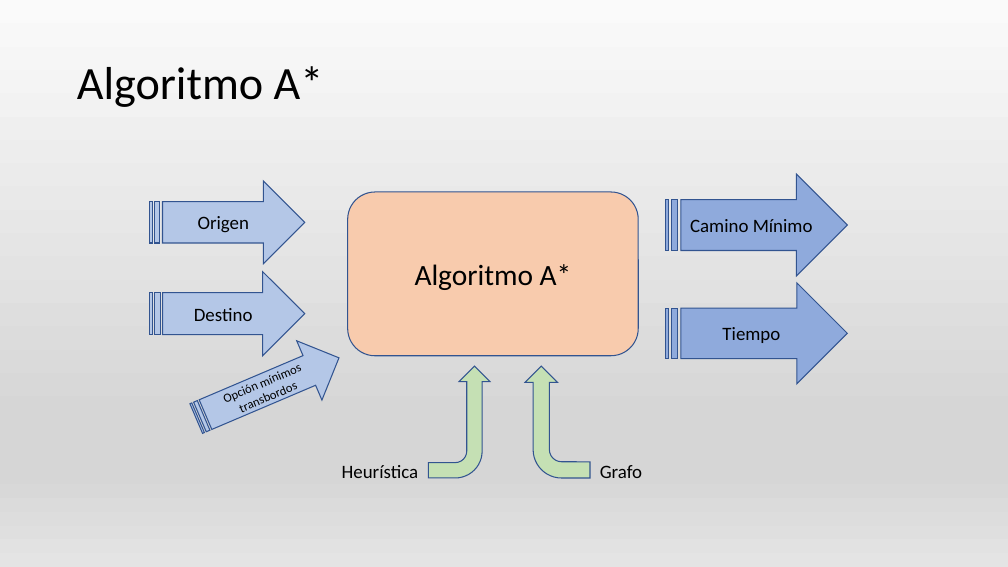
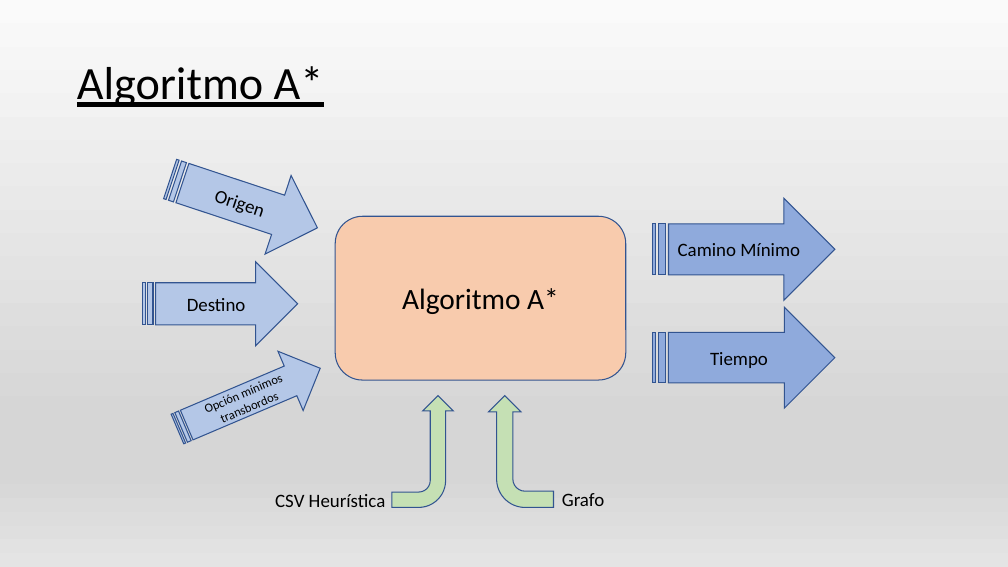
Before and after one commit to AGarciaCast/MetroJapon, a slide deck: slide 13 of PresentacionMetro.pptx (slide 5 before the commit). Drawn at 1008x567 pixels with LibreOffice and Linux fonts; fonts in the diff are those of the drawing. Boxes give left, top, right and bottom in pixels: in the first picture for what was removed or moved away, otherwise in the second. Text is boxed around its words. In the diff, an @@ line names an element or a change of style, - is before the commit and + after.

```diff
--- a/PresentacionMetro.pptx
+++ b/PresentacionMetro.pptx
@@ title "Algoritmo A*" at (x1=77, y1=66, x2=324, y2=107): underline on @@
@@ striped right arrow "Origen" at (x1=157, y1=140, x2=331, y2=267): rotation 0 to 18 degrees @@
@@ striped right arrow "Camino Mínimo" moved from (x1=665, y1=174, x2=848, y2=276) to (x1=653, y1=198, x2=835, y2=300) @@
@@ rounded rectangle "Algoritmo A*" moved from (x1=348, y1=192, x2=638, y2=356) to (x1=335, y1=216, x2=625, y2=380) @@
@@ striped right arrow "Destino" moved from (x1=150, y1=271, x2=305, y2=355) to (x1=143, y1=262, x2=298, y2=346) @@
@@ striped right arrow "Tiempo" moved from (x1=665, y1=283, x2=848, y2=384) to (x1=653, y1=307, x2=835, y2=408) @@
@@ striped right arrow "Opción mínimos transbordos" moved from (x1=183, y1=328, x2=351, y2=448) to (x1=165, y1=339, x2=333, y2=459) @@
@@ bent arrow moved from (x1=428, y1=366, x2=490, y2=478) to (x1=392, y1=396, x2=453, y2=508) @@
@@ bent arrow moved from (x1=526, y1=366, x2=591, y2=478) to (x1=488, y1=395, x2=554, y2=507) @@
@@ text at (x1=275, y1=494, x2=386, y2=507): text changed @@
-Heurística
+CSV Heurística
@@ text "Grafo" moved from (x1=600, y1=465, x2=642, y2=478) to (x1=562, y1=493, x2=604, y2=506) @@
```
Also in this commit, not shown: 7 other slides changed, 11 slides added, 1 slide removed, 2 other files.
